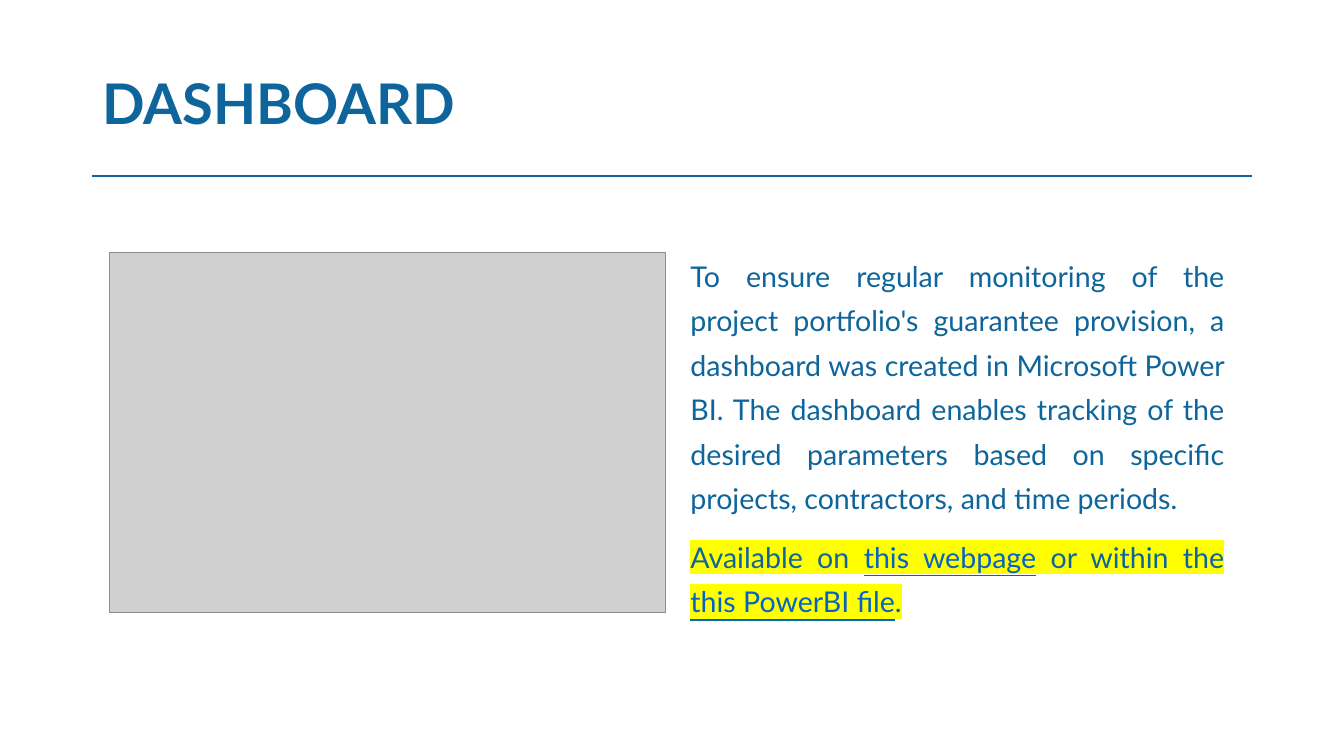
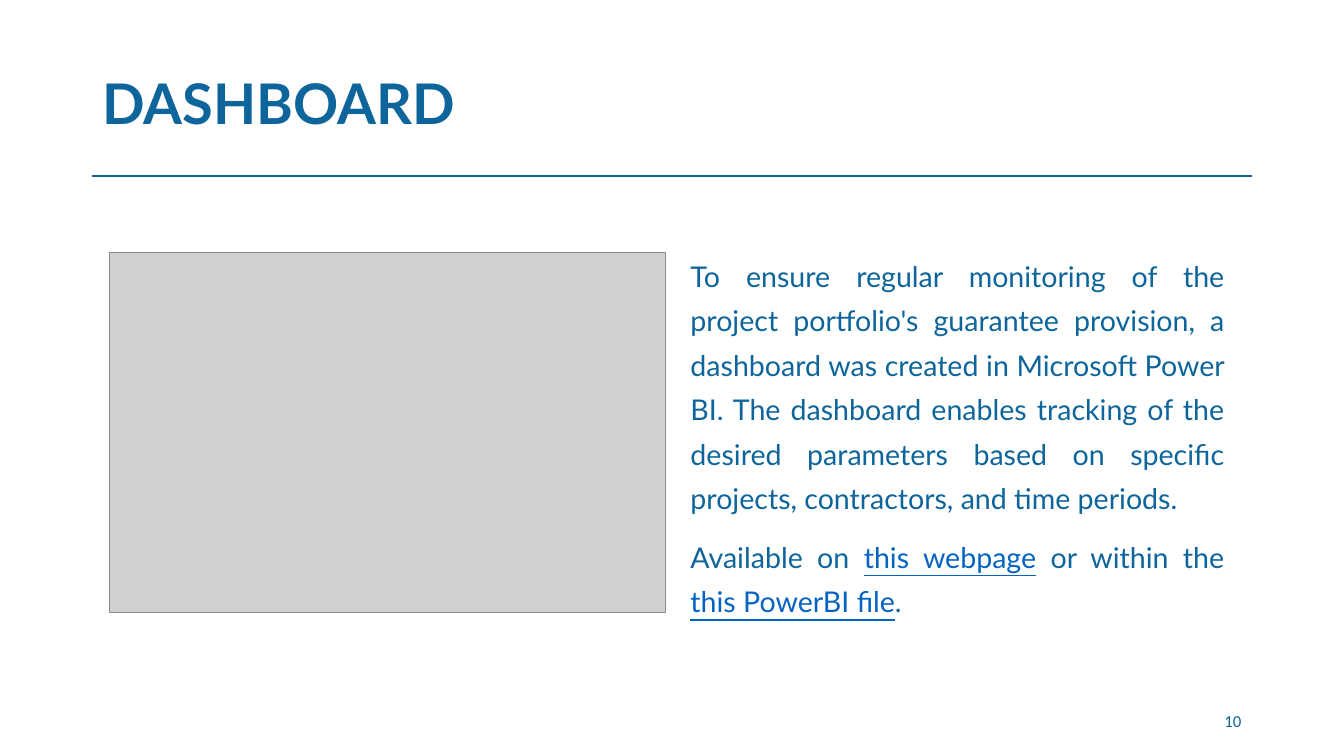
Before and after one commit to Evgenii-Sokolov/Projects_execution_study, a slide deck: slide 10 of PES_Report.pptx. Drawn at 1344x756 pixels with LibreOffice and Linux fonts; fonts in the diff are those of the drawing; grey boxes stand for pictures. Boxes give left, top, right and bottom in pixels: in the first picture for what was removed or moved away, otherwise in the second. Text is boxed around its words. In the diff, an @@ line names an element or a change of style, - is before the commit and + after.

```diff
--- a/PES_Report.pptx
+++ b/PES_Report.pptx
@@ text at (690,547,1224,613): highlight #FFFF00 to none in "Available on this webpage or within the ..." @@
@@ page number added at (1224,716,1241,727), 12 pt, text #0E659B @@
+10
```
Also in this commit, not shown: 9 other slides changed, 1 other file.
